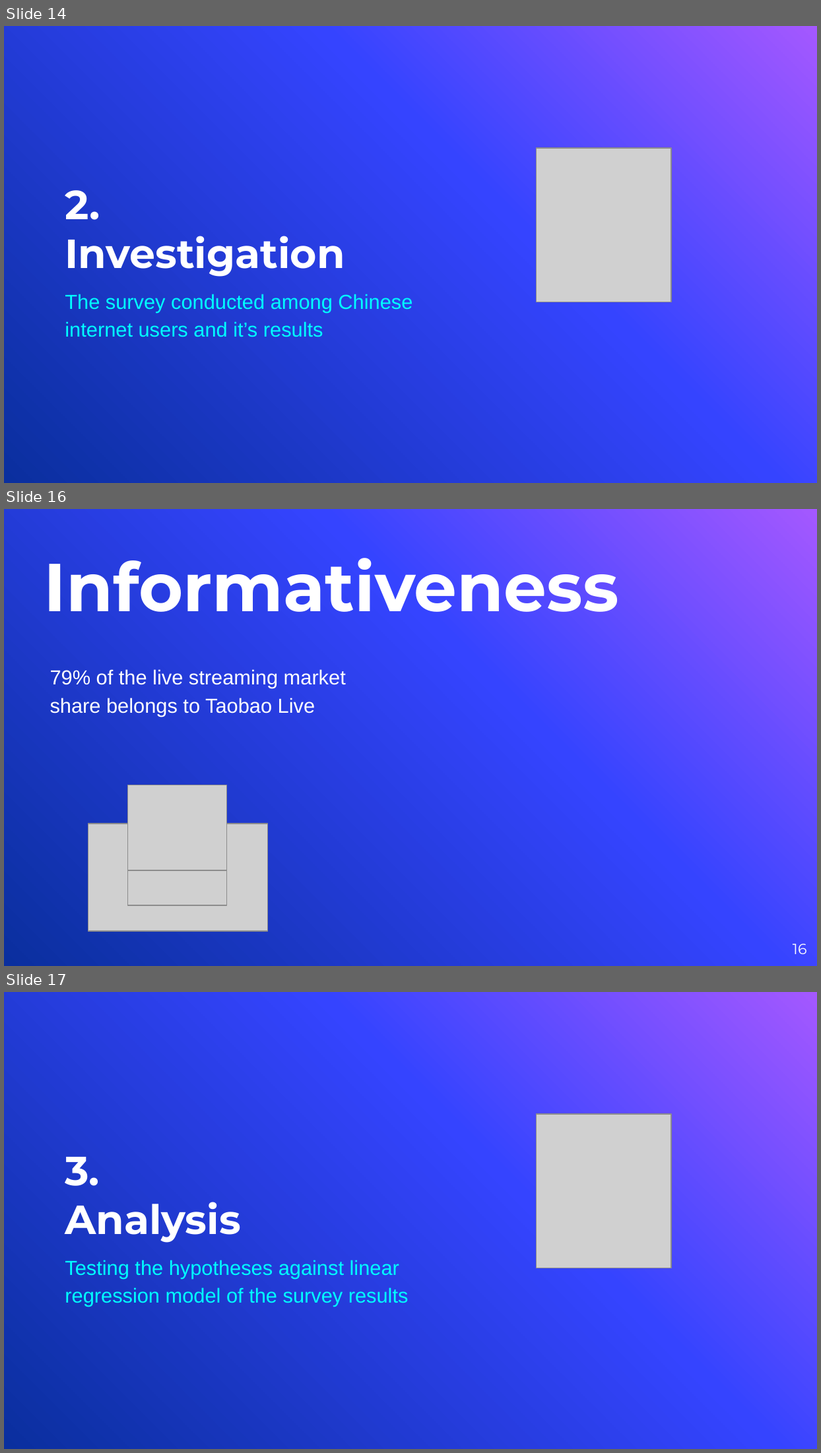
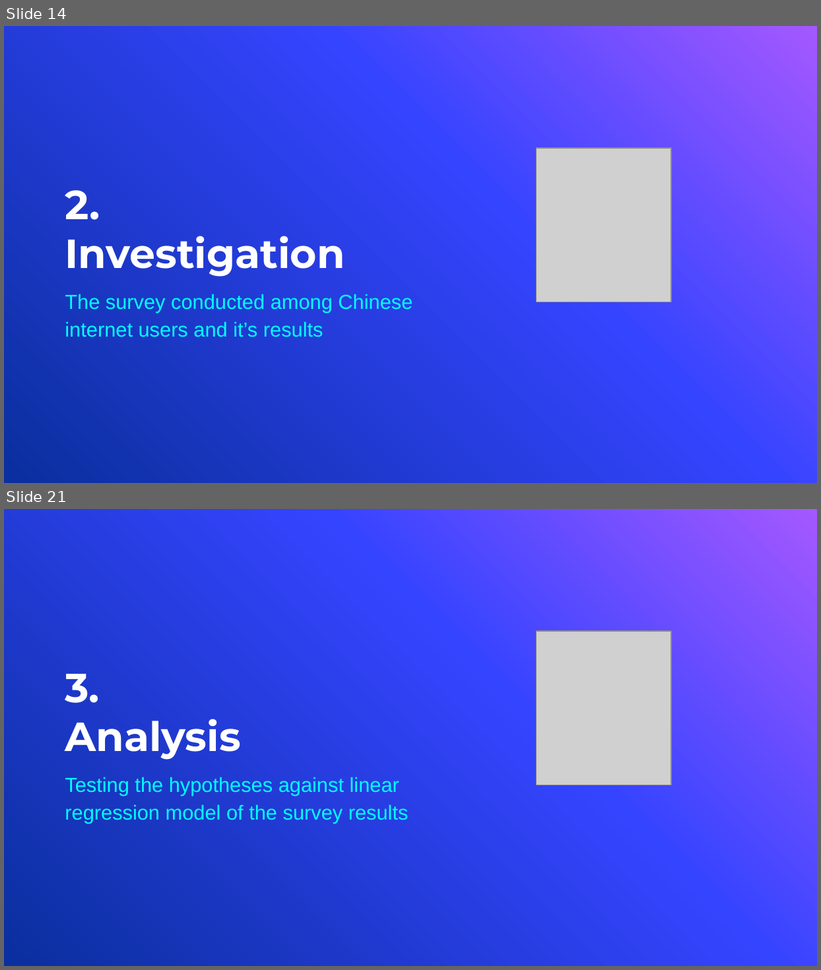
Before and after one commit to vyacheslav-polyakov/thesis, a slide deck: !Defense Slides.pptx. Shown one above the other, each under a label of ours: slides 14, 16 and 17 before the commit, slides 14 and 21 after it; the slides between them are not shown. The pictures are 821x1453 and 821x970 pixels, drawn with LibreOffice and Linux fonts; fonts in the diff are those of the drawing; grey boxes stand for pictures; background and template pictures are left out. Boxes give left, top, right and bottom in pixels: in the first picture for what was removed or moved away, otherwise in the second. Text is boxed around its words. In the diff, an @@ line names an element or a change of style, - is before the commit and + after.

```diff
--- a/!Defense Slides.pptx
+++ b/!Defense Slides.pptx
@@ slide 16 removed at <box>4,509,817,966</box>, background gradient #A458FF to #3544FF to #0A2F9E @@
@@ title removed at <box>44,546,619,628</box> @@
-Informativeness
@@ subtitle removed at <box>50,669,346,716</box> @@
-79% of the live streaming market share belongs to Taobao Live
@@ picture removed at <box>127,786,227,871</box> @@
@@ picture removed at <box>88,824,268,931</box> @@
@@ picture removed at <box>127,821,227,906</box> @@
@@ page number removed at <box>793,944,807,955</box> @@
-16
@@ what was slide 17 is now slide 21 @@
```
Also in this commit, not shown: 6 slides changed, 5 slides added, 10 other files.
